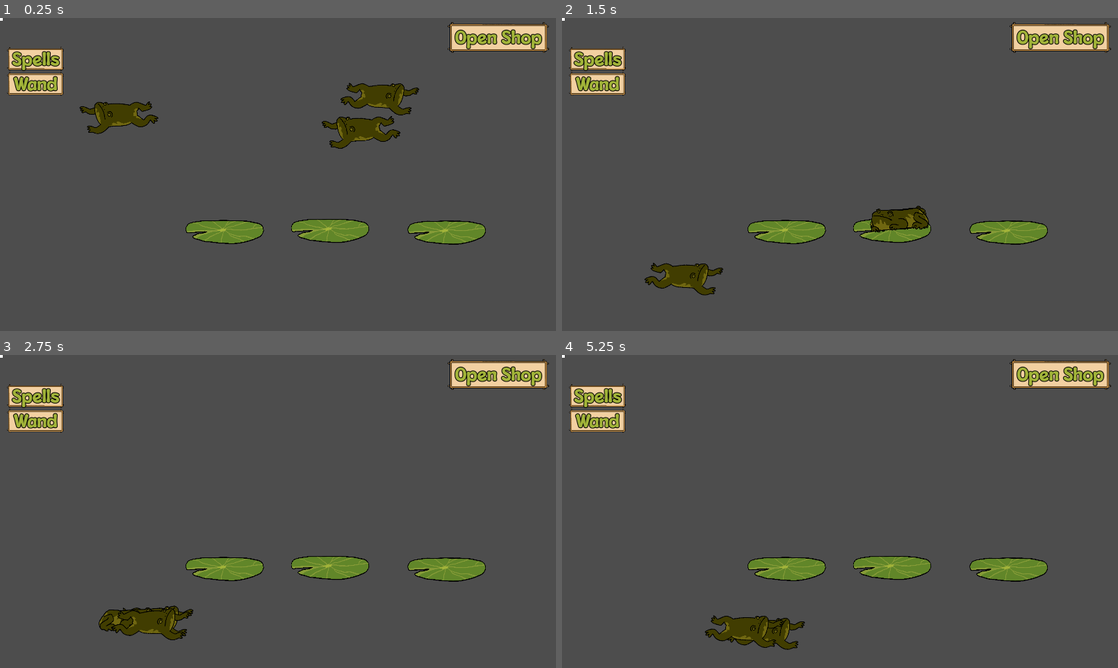
Above: before the commit, frames 1-4 (two rows, left to right).
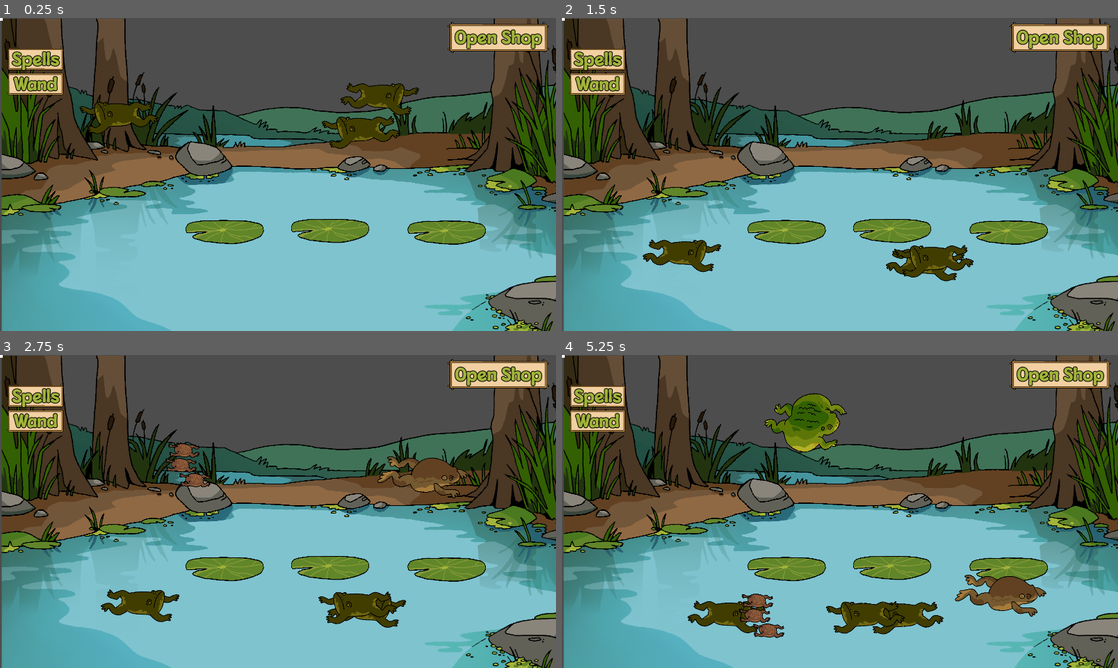
Above: after the commit, the same moments.

Repository: NotTom31/FroggeeToadems
Game: Godot game, scene res://Scenes/Levels/Test/Main-Scene-Tom.tscn
Two runs of this game, one before a commit and one after it. Both use one fixed random seed, a clock stepped at 60 frames per second and the inputs below. This scene is started directly instead of the project's main scene.
Inputs (mouse positions are in pixels of both pictures, inside the frame that each line leads up to):
- Up to frame 1 (0.25 s): no input
- Up to frame 2 (1.5 s): drag from (923, 165) to (845, 93) at 0.52 s; drag from (923, 284) to (845, 93) at 1.27 s
- Up to frame 3 (2.75 s): move the mouse to (127, 621) at 2.02 s; hold Right (ui_right) from 2.03 s (still down); tap 4 (mud_spawn, bound only after the commit) at 2.1 s; click (127, 621) at 2.17 s; tap 3 (small_spawn, bound only after the commit) at 2.3 s
- Up to frame 4 (5.25 s): release Right (ui_right) at 2.75 s; drag from (689, 621) to (789, 570) at 2.77 s; drag from (789, 570) to (712, 624) at 3.52 s; drag from (789, 570) to (1006, 570) at 4.27 s; move the mouse to (890, 570) at 5.02 s; hold Down (ui_down) from 5.03 s (still down); tap 5 (fat_spawn, bound only after the commit) at 5.1 s; click (890, 570) at 5.17 s

The runs differ from the first frame. In frame 1, 70% of the frame differs, in the area x 0-100%, y 0-100%; in frame 2, 72%; in frame 3, 72%; in frame 4, 74%.

Commit message:
Added dev tools to spawn frogs instantly, added unique frog behaviors

Diff:
--- a/Code/FrogLogic/FrogStates/FrogStacked.gd
+++ b/Code/FrogLogic/FrogStates/FrogStacked.gd
@@ -1,6 +1,8 @@
 extends State
 class_name FrogStacked
 
+@export var blink_time_min = 3
+@export var blink_time_max = 8
 var blink_timer : float = 0.0
 
 func Enter():
--- a/Code/FrogLogic/FrogStates/FrogSwim.gd
+++ b/Code/FrogLogic/FrogStates/FrogSwim.gd
@@ -5,7 +5,19 @@
 @export var move_speed_y :=60
 # percentage of velocity maintained per delta step, 1 = no friction
 @export var damping = 0.988
-
+# wander times
+@export var wander_min = 1
+@export var wander_max = 4
+# bounding box for frogswim ai
+# closer they are to borders the more they are impelled to swim in; if beyond borders they can only swim in
+@export var left_bound = -680
+@export var right_bound = 800
+var xrange = right_bound-left_bound
+@export var hi_bound = 630
+@export var lo_bound = 750
+var yrange = lo_bound-hi_bound
+# modify jumping probability at end of wander. roll n sided dice, only jump on max value. if n = 2, 50% chance of jumping per wander
+@export var jump_chance_inverse = 3
 var move_direction : Vector2
 var wander_time : float
 
@@ -14,13 +26,7 @@
 # var to track when transitioning from border ai to normal swim. thought this might fix rapid switching behavior; didn't
 var boundary_ai = false
 
-# define bounding box for frogs; closer they are to borders the more they are impelled to swim in; if beyond borders they can only swim in
-var left_bound = -680
-var right_bound = 800
-var xrange = right_bound-left_bound
-var hi_bound = 630
-var lo_bound = 750
-var yrange = lo_bound-hi_bound
+
 
 func Enter():
 	frog.disable_gravity()
@@ -68,7 +74,7 @@
 		).normalized()
 
 	# set time until next push
-	wander_time = randf_range(1, 4)
+	wander_time = randf_range(wander_min, wander_max)
 	# let delta function know to reset velocity, which will gradually decrease after initial push
 	push = true
 
@@ -93,8 +99,8 @@
 		wander_time -= delta
 	else:
 		# by default 1/3 chance of jumping after each wander
-		var jump_chance = randi_range(1,3)
-		if jump_chance == 3:
+		var jump_chance = randi_range(1,jump_chance_inverse)
+		if jump_chance == jump_chance_inverse:
 			Transitioned.emit(self, "FrogCharge")
 		else:
 			randomize_wander()
--- a/Code/FrogLogic/frog_spawner.gd
+++ b/Code/FrogLogic/frog_spawner.gd
@@ -7,15 +7,37 @@
 var frog_parents : Array[Node2D]
 signal spawned_frog(frog : BasicFrog)
 
+# allow keys to spawn frogs
+# comment out before publication!
+var dev_tools = true
+
 # Called when the node enters the scene tree for the first time.
 func _ready() -> void:
 	frog_parents = [$BasicFrogs, $TropicalFrogs, $SmallFrogs, $FatFrogs, $MudFrogs]
 	for i in starting_frog_count:
 		spawn_frog_random_loc(MagicManager.FrogType.BASIC)
 
-# Called every frame. 'delta' is the elapsed time since the previous frame.
+# dev_tools
+# spawn frogs on keypress
+# turn off for release!!! comment out this code! remove inputs from input manager in project settings!@
 func _process(delta: float) -> void:
-	pass
+	if dev_tools == true:
+		# 1 basic
+		if Input.is_action_just_pressed("basic_spawn"):
+			spawn_frog_random_loc(MagicManager.FrogType.BASIC)
+		# 2 tropical
+		if Input.is_action_just_pressed("tropical_spawn"):
+			spawn_frog_random_loc(MagicManager.FrogType.TROPICAL)
+		# 3 small
+		if Input.is_action_just_pressed("small_spawn"):
+			spawn_frog_random_loc(MagicManager.FrogType.SMALL)
+		# 4 mud
+		if Input.is_action_just_pressed("mud_spawn"):
+			spawn_frog_random_loc(MagicManager.FrogType.MUD)
+		# 5 fat
+		if Input.is_action_just_pressed("fat_spawn"):
+			spawn_frog_random_loc(MagicManager.FrogType.FAT)
+
 
 # Spawns a frog of the chosen type in a random location in the Spawn Area
 func spawn_frog_random_loc(type : MagicManager.FrogType) -> void:
--- a/Code/Managers/sound_manager.gd
+++ b/Code/Managers/sound_manager.gd
@@ -74,9 +74,9 @@
 	# to do: add metalic sound? naruto sample?
 	"beep_text1": [-6, -4, 5, 1.2, 0.85, 1.3, ["res://Assets/Audio/SFX/GWJ73_SFX_beepText_loop_-7dB.wav","res://Assets/Audio/SFX/beepText3-7dB.wav","res://Assets/Audio/SFX/beepText4-7dB.wav"]],
 	# chuddly lvl 3
-	# design: deeper, more expressive voice
-	# to do: add potion seller sample?
-	"beep_text2": [-9, -4, 5, 1, 0.5, 1.3, ["res://Assets/Audio/SFX/GWJ73_SFX_beepText_loop_-7dB.wav","res://Assets/Audio/SFX/beepText3-7dB.wav","res://Assets/Audio/SFX/beepText4-7dB.wav"]],
+	# design: potion seller sampled meows
+	# to do: repass samples, add more variety
+	"beep_text2": [0, -3, 1, 1, 0.93, 1.15, ["res://Assets/Audio/SFX/chuddly_beep1.wav","res://Assets/Audio/SFX/chuddly_beep2.wav","res://Assets/Audio/SFX/chuddly_beep3.wav","res://Assets/Audio/SFX/chuddly_beep3.wav", "res://Assets/Audio/SFX/chuddly_beep4.wav"]],
 	# gorf lvl 4
 	# design: custom meow/ribbit hybrid
 	# to do: repass
@@ -87,11 +87,12 @@
 	# void cat lvl 6
 	# design: high pitched
 	"beep_text5": [-9, -4, 5, 2.6, 0.98, 1.05, ["res://Assets/Audio/SFX/GWJ73_SFX_beepText_loop_-7dB.wav","res://Assets/Audio/SFX/beepText3-7dB.wav","res://Assets/Audio/SFX/beepText4-7dB.wav"]],
-	# minnum cat
+	# minnum cat lvl 7
 	# design: deep meows
 	# to do: add reverbed out version with sub-base, shimmery pad?
-	"beep_text6": [-9, -4, 5, 0.2, 0.5, 1.25, ["res://Assets/Audio/SFX/beepText4-7dB.wav"]],
-	# bufo (?)
+	# if custom sound doesn't work: [-9, -4, 5, 0.2, 0.5, 1.25, ["res://Assets/Audio/SFX/minnum_beep_test.wav"]],
+	"beep_text6": [-9, -4, 5, 0.6, 0.5, 1.25, ["res://Assets/Audio/SFX/minnum_beep_test.wav","res://Assets/Audio/SFX/minnum_beep_test2.wav"]],
+	# bufo (?) lvl 8
 	# design: chorus of many meows
 	"beep_text7": [-3, -4, 5, 1.3, 0.7, 1.3, ["res://Assets/Audio/SFX/bufo_beep3.wav","res://Assets/Audio/SFX/bufo_beep2.wav","res://Assets/Audio/SFX/bufo_beep1.wav"]],
 	# tac
--- a/Scenes/BoatDetection.tscn
+++ b/Scenes/BoatDetection.tscn
@@ -5,8 +5,8 @@
 [ext_resource type="Texture2D" uid="uid://cc1xaaeiuebob" path="res://Assets/Art/Background/swamp_bg.png" id="3_tydf5"]
 
 [sub_resource type="CapsuleShape2D" id="CapsuleShape2D_3m35c"]
-radius = 1.63786
-height = 6.71683
+radius = 2.31862
+height = 7.40822
 
 [node name="BoatDetectionArea" type="Area2D"]
 script = ExtResource("1_o888r")
@@ -24,7 +24,6 @@
 texture = ExtResource("2_lbba3")
 
 [node name="SwampBg" type="Sprite2D" parent="."]
-visible = false
 z_index = -2
 position = Vector2(971, 545)
 scale = Vector2(0.335, 0.335)
--- a/Scenes/FrogDetectionArea.tscn
+++ b/Scenes/FrogDetectionArea.tscn
@@ -5,7 +5,7 @@
 [ext_resource type="Texture2D" uid="uid://cc1xaaeiuebob" path="res://Assets/Art/Background/swamp_bg.png" id="3_5jox3"]
 
 [sub_resource type="RectangleShape2D" id="RectangleShape2D_t81ba"]
-size = Vector2(1920, 289)
+size = Vector2(1920, 452)
 
 [node name="FrogDetectionArea" type="Area2D"]
 script = ExtResource("1_ppca7")
@@ -23,7 +23,7 @@
 texture = ExtResource("3_5jox3")
 
 [node name="CollisionShape2D" type="CollisionShape2D" parent="."]
-position = Vector2(0, -124.5)
+position = Vector2(0, -43)
 shape = SubResource("RectangleShape2D_t81ba")
 
 [connection signal="area_entered" from="." to="." method="_on_area_entered"]
--- a/Scenes/Frogs/FrogTypes/fat_frog.tscn
+++ b/Scenes/Frogs/FrogTypes/fat_frog.tscn
@@ -72,6 +72,19 @@
 [node name="FatFrog" instance=ExtResource("1_wieqn")]
 type = 3
 
+[node name="FrogSwim" parent="StateMachine" index="0"]
+move_speed_x = 250
+damping = 0.975
+wander_min = 3
+wander_max = 6
+jump_chance_inverse = 5
+
+[node name="FrogJump" parent="StateMachine" index="1"]
+min_horizontal_distance = 250.0
+max_horizontal_distance = 350.0
+min_jump_height = 500.0
+max_jump_height = 1200.0
+
 [node name="AnimatedSprite2D" parent="." index="1"]
 scale = Vector2(0.15, 0.2)
 sprite_frames = SubResource("SpriteFrames_w1on3")
--- a/Scenes/Frogs/FrogTypes/mud_frog.tscn
+++ b/Scenes/Frogs/FrogTypes/mud_frog.tscn
@@ -68,6 +68,24 @@
 [node name="MudFrog" instance=ExtResource("1_3yfop")]
 type = 4
 
+[node name="FrogSwim" parent="StateMachine" index="0"]
+move_speed_x = 240
+damping = 0.975
+wander_max = 5
+jump_chance_inverse = 5
+
+[node name="FrogJump" parent="StateMachine" index="1"]
+min_jump_height = 800.0
+max_jump_height = 1300.0
+
+[node name="FrogStacked" parent="StateMachine" index="4"]
+blink_time_min = 4
+blink_time_max = 9
+
+[node name="FrogCharge" parent="StateMachine" index="5"]
+min_charge_time = 1.5
+max_charge_time = 3.5
+
 [node name="AnimatedSprite2D" parent="." index="1"]
 scale = Vector2(0.15, 0.2)
 sprite_frames = SubResource("SpriteFrames_rm5ts")
--- a/Scenes/Frogs/FrogTypes/small_frog.tscn
+++ b/Scenes/Frogs/FrogTypes/small_frog.tscn
@@ -58,6 +58,23 @@
 [node name="SmallFrog" instance=ExtResource("1_52qfp")]
 type = 2
 
+[node name="FrogSwim" parent="StateMachine" index="0"]
+move_speed_x = 150
+damping = 0.994
+wander_max = 2
+lo_bound = 700
+jump_chance_inverse = 4
+
+[node name="FrogJump" parent="StateMachine" index="1"]
+min_horizontal_distance = 150.0
+max_horizontal_distance = 350.0
+min_jump_height = 400.0
+max_jump_height = 900.0
+
+[node name="FrogStacked" parent="StateMachine" index="4"]
+blink_time_min = 2
+blink_time_max = 5
+
 [node name="AnimatedSprite2D" parent="." index="1"]
 scale = Vector2(0.15, 0.2)
 sprite_frames = SubResource("SpriteFrames_4xyxk")
--- a/Scenes/Frogs/FrogTypes/tropical_frog.tscn
+++ b/Scenes/Frogs/FrogTypes/tropical_frog.tscn
@@ -88,6 +88,24 @@
 [node name="TropicalFrog" instance=ExtResource("1_kqv0n")]
 type = 1
 
+[node name="FrogSwim" parent="StateMachine" index="0"]
+move_speed_x = 240
+damping = 0.989
+wander_max = 3
+
+[node name="FrogJump" parent="StateMachine" index="1"]
+min_horizontal_distance = 100.0
+max_horizontal_distance = 400.0
+min_jump_height = 900.0
+
+[node name="FrogStacked" parent="StateMachine" index="4"]
+blink_time_min = 4
+blink_time_max = 9
+
+[node name="FrogCharge" parent="StateMachine" index="5"]
+min_charge_time = 1.5
+max_charge_time = 2.75
+
 [node name="JumpChargePlayer" parent="StateMachine/FrogCharge" index="0"]
 volume_db = 5.943
 bus = &"SFX"
--- a/Scenes/Levels/Test/Main-Scene-Tom.tscn
+++ b/Scenes/Levels/Test/Main-Scene-Tom.tscn
@@ -51,7 +51,7 @@
 [node name="Canvas_Shop" parent="." instance=ExtResource("2_llarb")]
 
 [node name="Node2D" parent="." instance=ExtResource("3_iya8w")]
-position = Vector2(949, 1089)
+position = Vector2(949, 1100)
 scale = Vector2(40, 1)
 
 [node name="FrogSpawner" parent="." node_paths=PackedStringArray("lillypad_parent") instance=ExtResource("6_p8e6y")]
--- a/Scenes/RockDetection.tscn
+++ b/Scenes/RockDetection.tscn
@@ -5,15 +5,15 @@
 [ext_resource type="Texture2D" uid="uid://cc1xaaeiuebob" path="res://Assets/Art/Background/swamp_bg.png" id="3_ik457"]
 
 [sub_resource type="CapsuleShape2D" id="CapsuleShape2D_3m35c"]
-radius = 1.13
-height = 4.18
+radius = 1.48123
+height = 4.66894
 
 [node name="RockDetectionArea" type="Area2D"]
 script = ExtResource("1_4p7nd")
 
 [node name="CollisionShape2D" type="CollisionShape2D" parent="."]
-position = Vector2(1865, 982)
-rotation = 1.5708
+position = Vector2(1865, 993)
+rotation = 1.09258
 scale = Vector2(100, 100)
 shape = SubResource("CapsuleShape2D_3m35c")
 
@@ -24,7 +24,6 @@
 texture = ExtResource("2_tk3fp")
 
 [node name="SwampBg" type="Sprite2D" parent="."]
-visible = false
 z_index = -2
 position = Vector2(971, 545)
 scale = Vector2(0.335, 0.335)
--- a/project.godot
+++ b/project.godot
@@ -31,6 +31,34 @@
 "edit/loop_mode": 1
 }
 
+[input]
+
+basic_spawn={
+"deadzone": 0.5,
+"events": [Object(InputEventKey,"resource_local_to_scene":false,"resource_name":"","device":-1,"window_id":0,"alt_pressed":false,"shift_pressed":false,"ctrl_pressed":false,"meta_pressed":false,"pressed":false,"keycode":0,"physical_keycode":49,"key_label":0,"unicode":49,"location":0,"echo":false,"script":null)
+]
+}
+tropical_spawn={
+"deadzone": 0.5,
+"events": [Object(InputEventKey,"resource_local_to_scene":false,"resource_name":"","device":-1,"window_id":0,"alt_pressed":false,"shift_pressed":false,"ctrl_pressed":false,"meta_pressed":false,"pressed":false,"keycode":0,"physical_keycode":50,"key_label":0,"unicode":50,"location":0,"echo":false,"script":null)
+]
+}
+small_spawn={
+"deadzone": 0.5,
+"events": [Object(InputEventKey,"resource_local_to_scene":false,"resource_name":"","device":-1,"window_id":0,"alt_pressed":false,"shift_pressed":false,"ctrl_pressed":false,"meta_pressed":false,"pressed":false,"keycode":0,"physical_keycode":51,"key_label":0,"unicode":51,"location":0,"echo":false,"script":null)
+]
+}
+fat_spawn={
+"deadzone": 0.5,
+"events": [Object(InputEventKey,"resource_local_to_scene":false,"resource_name":"","device":-1,"window_id":0,"alt_pressed":false,"shift_pressed":false,"ctrl_pressed":false,"meta_pressed":false,"pressed":false,"keycode":0,"physical_keycode":53,"key_label":0,"unicode":53,"location":0,"echo":false,"script":null)
+]
+}
+mud_spawn={
+"deadzone": 0.5,
+"events": [Object(InputEventKey,"resource_local_to_scene":false,"resource_name":"","device":-1,"window_id":0,"alt_pressed":false,"shift_pressed":false,"ctrl_pressed":false,"meta_pressed":false,"pressed":false,"keycode":0,"physical_keycode":52,"key_label":0,"unicode":52,"location":0,"echo":false,"script":null)
+]
+}
+
 [layer_names]
 
 2d_physics/layer_2="Frog"
Not shown, added: Assets/Audio/SFX/chuddly_beep1.wav.import
Not shown, added: Assets/Audio/SFX/chuddly_beep2.wav.import
Not shown, added: Assets/Audio/SFX/chuddly_beep3.wav.import
Not shown, added: Assets/Audio/SFX/chuddly_beep4.wav.import
Not shown, added: Assets/Audio/SFX/minnum_beep_test.wav.import
Not shown, added: Assets/Audio/SFX/minnum_beep_test2.wav.import
Not shown, added: Assets/Audio/SFX/chuddly_beep1.wav
Not shown, added: Assets/Audio/SFX/chuddly_beep2.wav
Not shown, added: Assets/Audio/SFX/chuddly_beep3.wav
Not shown, added: Assets/Audio/SFX/chuddly_beep4.wav
Not shown, added: Assets/Audio/SFX/minnum_beep_test.wav
Not shown, added: Assets/Audio/SFX/minnum_beep_test2.wav
